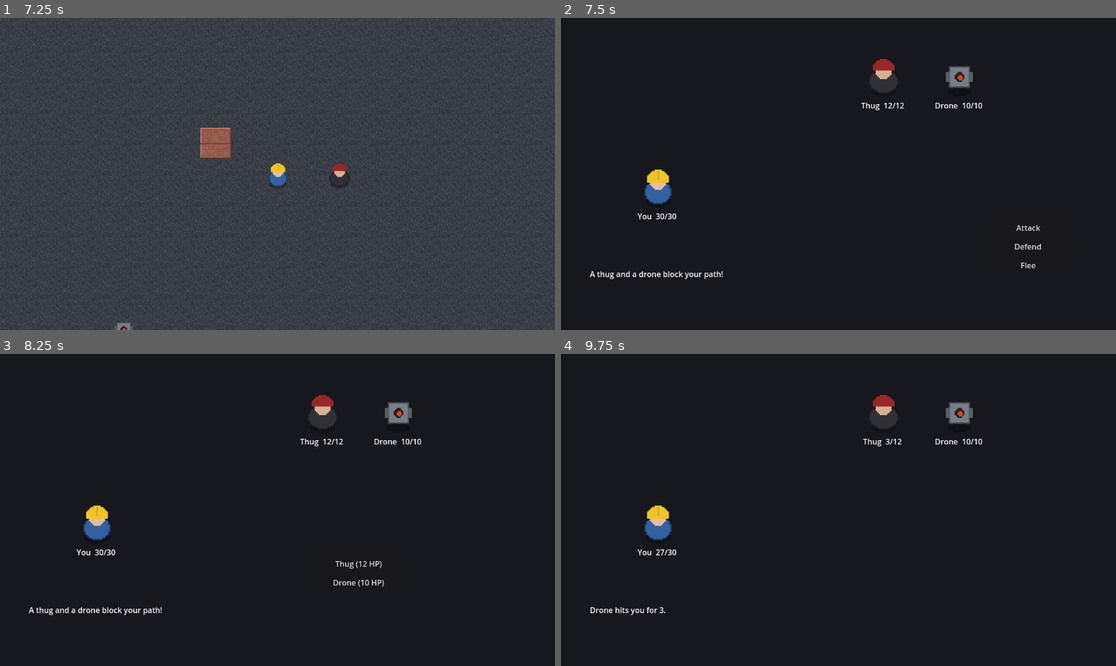
Above: before the commit, frames 1-4 (two rows, left to right).
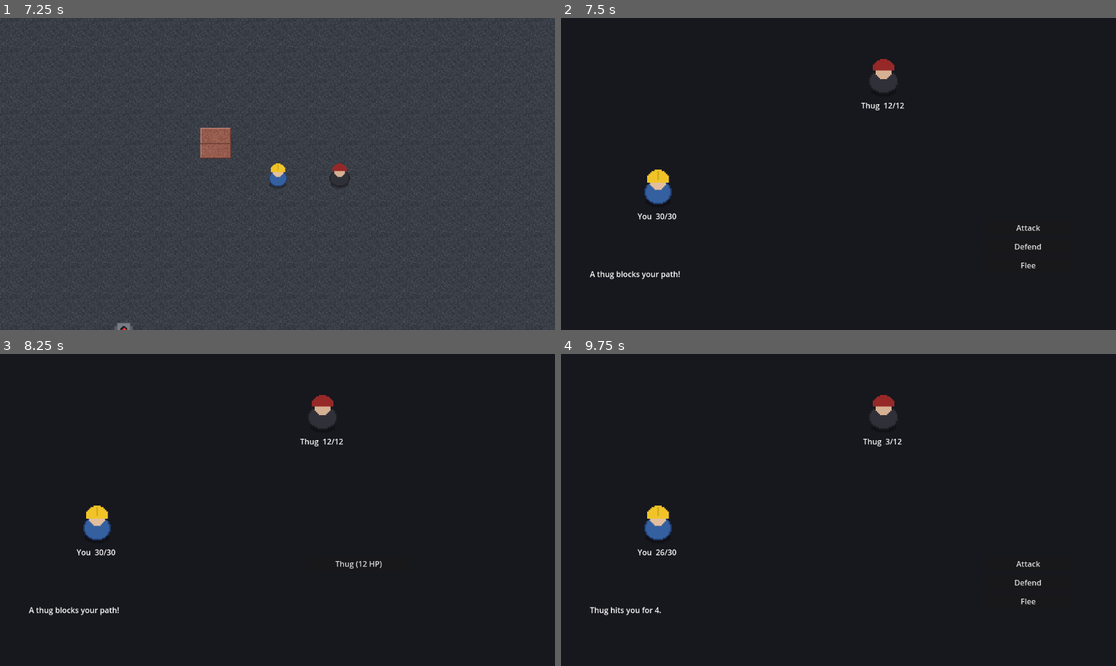
Above: after the commit, the same moments.

Repository: hundycougar/modern-rpg
Game: Godot game, scene res://main/world.tscn
The game is run twice, just before and just after one commit, with the same random seed, the same clock (stepped at 60 frames per second) and the same inputs.
Inputs:
- Up to frame 1 (7.25 s): tap Enter at 0.5, 2.75, 4.25 s; hold D (move_right) 0.53-1.28 s; hold S (move_down) 1.28-2.03 s; tap Space at 2, 3.5, 5.75 s; hold D (move_right) 2.03-2.78 s; hold W (move_up) 2.78-3.53 s; hold A (move_left) 3.53-5.03 s; hold S (move_down) 5.03-5.78 s; hold D (move_right) 5.78-6.53 s; hold W (move_up) from 6.53 s (still down)
- Up to frame 2 (7.5 s): release W (move_up) at 7.28 s; hold D (move_right) from 7.28 s (still down)
- Up to frame 3 (8.25 s): release D (move_right) at 8 s; click "Attack" at 8 s
- Up to frame 4 (9.75 s): click "Thug (12 HP)" at 8.75 s; hold S (move_down) from 9.53 s (still down)

Frame 1 is identical in both runs. In frame 2, 0.6% of the frame differs, in the area x 10-76%, y 15-84%; in frame 3, 0.7%; in frame 4, 0.7%.

Commit message:
Factory: M1 build passing acceptance test

Diff:
--- a/battle/battle_manager.gd
+++ b/battle/battle_manager.gd
@@ -5,6 +5,18 @@
 const VARIANCE := 0.15
 
 const OVERWORLD_SCENE := "res://main/world.tscn"
+
+# Base stats + sprite per overworld enemy type. Unknown types fall back to thug.
+const BASE_STATS := {
+	"thug": {
+		"cname": "Thug", "max_hp": 12, "attack": 6, "defense": 1, "agility": 5,
+		"texture": preload("res://assets/enemy_thug.png"),
+	},
+	"drone": {
+		"cname": "Drone", "max_hp": 10, "attack": 5, "defense": 3, "agility": 7,
+		"texture": preload("res://assets/enemy_drone.png"),
+	},
+}
 
 # How long the result line stays up before we drop back to the map.
 const EXIT_DELAY := 1.2
@@ -29,7 +41,7 @@
 
 
 func _ready() -> void:
-	player = Combatant.new("You", 30, 10, 2, 8)
+	player = _new_player()
 	enemies = [
 		Combatant.new("Thug", 12, 6, 1, 5),
 		Combatant.new("Drone", 10, 5, 3, 7),
@@ -40,8 +52,42 @@
 	$Menu/Flee.pressed.connect(_on_flee_pressed)
 	_enemy_timer.timeout.connect(_on_enemy_timer_timeout)
 
+	# Fought from the overworld: the mob you touched is the mob you fight. Run
+	# standalone (no autoload, no pending encounter) and you get the default pair.
+	var gm = get_node_or_null("/root/Game")
+	if gm != null and gm.pending_enemy_type != "":
+		setup_from_type(gm.pending_enemy_type)
+
 	_refresh()
 	_start_round()
+
+
+# Rebuilds the roster as the player plus exactly one enemy of `enemy_type`.
+func setup_from_type(enemy_type: String) -> void:
+	var base: Dictionary = BASE_STATS.get(enemy_type, BASE_STATS["thug"])
+	player = _new_player()
+	enemies = [Combatant.new(
+		base["cname"],
+		_roll(base["max_hp"]),
+		_roll(base["attack"]),
+		_roll(base["defense"]),
+		_roll(base["agility"]),
+	)]
+
+	_enemy_boxes[0].get_node("Sprite").texture = base["texture"]
+	_say("A %s blocks your path!" % base["cname"].to_lower())
+	_refresh()
+
+
+func _new_player():
+	return Combatant.new("You", 30, 10, 2, 8)
+
+
+# A stat rolled ±VARIANCE off its base, or the base itself when deterministic.
+func _roll(base: int) -> int:
+	if deterministic:
+		return base
+	return max(1, roundi(base * randf_range(1.0 - VARIANCE, 1.0 + VARIANCE)))
 
 
 # --- battle logic (the acceptance test's contract) ---
@@ -203,8 +249,11 @@
 
 func _refresh() -> void:
 	_player_hp.text = "You  %d/%d" % [player.hp, player.max_hp]
-	for i in enemies.size():
+	for i in _enemy_boxes.size():
+		var box: Control = _enemy_boxes[i]
+		box.visible = i < enemies.size()
+		if not box.visible:
+			continue
 		var e = enemies[i]
-		var box: Control = _enemy_boxes[i]
 		box.get_node("HP").text = "%s  %d/%d" % [e.cname, e.hp, e.max_hp]
 		box.modulate.a = 1.0 if e.is_alive() else 0.3
--- a/game/game_manager.gd
+++ b/game/game_manager.gd
@@ -4,6 +4,7 @@
 
 var overworld_return_pos: Vector2i = Vector2i.ZERO
 var pending_enemy_id: int = -1
+var pending_enemy_type: String = ""
 var last_result: String = ""
 var respawn_delay: float = 8.0
 
@@ -12,8 +13,9 @@
 
 
 # Records the enemy that triggered the fight and where to put the player back.
-func begin_battle(enemy_id: int, return_pos: Vector2i) -> void:
+func begin_battle(enemy_id: int, return_pos: Vector2i, enemy_type: String = "") -> void:
 	pending_enemy_id = enemy_id
+	pending_enemy_type = enemy_type
 	overworld_return_pos = return_pos
 	last_result = ""
 
--- a/main/overworld_enemy.gd
+++ b/main/overworld_enemy.gd
@@ -3,6 +3,7 @@
 const CELL_SIZE := 32
 
 @export var enemy_id: int = 0
+@export var enemy_type: String = "thug"
 @export var start_cell: Vector2i = Vector2i.ZERO
 
 var grid_pos: Vector2i = Vector2i.ZERO
--- a/main/world.gd
+++ b/main/world.gd
@@ -44,25 +44,31 @@
 	Game.tick_respawns(delta)
 	_refresh_enemies()
 
-	var id := check_encounter()
-	if id == -1:
+	var enemy = touched_enemy()
+	if enemy == null:
 		_armed = true
 	elif _armed:
 		_armed = false
-		Game.begin_battle(id, _player.grid_pos)
+		Game.begin_battle(enemy.enemy_id, _player.grid_pos, enemy.enemy_type)
 		get_tree().change_scene_to_file(BATTLE_SCENE)
 
 
 # The id of a live overworld enemy sharing the player's tile or an orthogonally
 # adjacent one, else -1.
 func check_encounter() -> int:
+	var enemy = touched_enemy()
+	return enemy.enemy_id if enemy != null else -1
+
+
+# The live overworld enemy the player is touching, else null.
+func touched_enemy():
 	for e in get_tree().get_nodes_in_group("overworld_enemy"):
 		if not e.visible:
 			continue
 		var offset: Vector2i = e.grid_pos - _player.grid_pos
 		if absi(offset.x) + absi(offset.y) <= 1:
-			return e.enemy_id
-	return -1
+			return e
+	return null
 
 
 # Defeated enemies stay hidden until their respawn timer runs out.
--- a/main/world.tscn
+++ b/main/world.tscn
@@ -20,6 +20,7 @@
 [node name="Enemy0" type="Node2D" parent="." groups=["overworld_enemy"]]
 script = ExtResource("5_enemy")
 enemy_id = 0
+enemy_type = "thug"
 start_cell = Vector2i(14, 12)
 
 [node name="Sprite2D" type="Sprite2D" parent="Enemy0"]
@@ -32,6 +33,7 @@
 [node name="Enemy1" type="Node2D" parent="." groups=["overworld_enemy"]]
 script = ExtResource("5_enemy")
 enemy_id = 1
+enemy_type = "drone"
 start_cell = Vector2i(7, 15)
 
 [node name="Sprite2D" type="Sprite2D" parent="Enemy1"]
@@ -44,6 +46,7 @@
 [node name="Enemy2" type="Node2D" parent="." groups=["overworld_enemy"]]
 script = ExtResource("5_enemy")
 enemy_id = 2
+enemy_type = "thug"
 start_cell = Vector2i(16, 17)
 
 [node name="Sprite2D" type="Sprite2D" parent="Enemy2"]
Not shown, added: tests/test_m22.gd.uid
